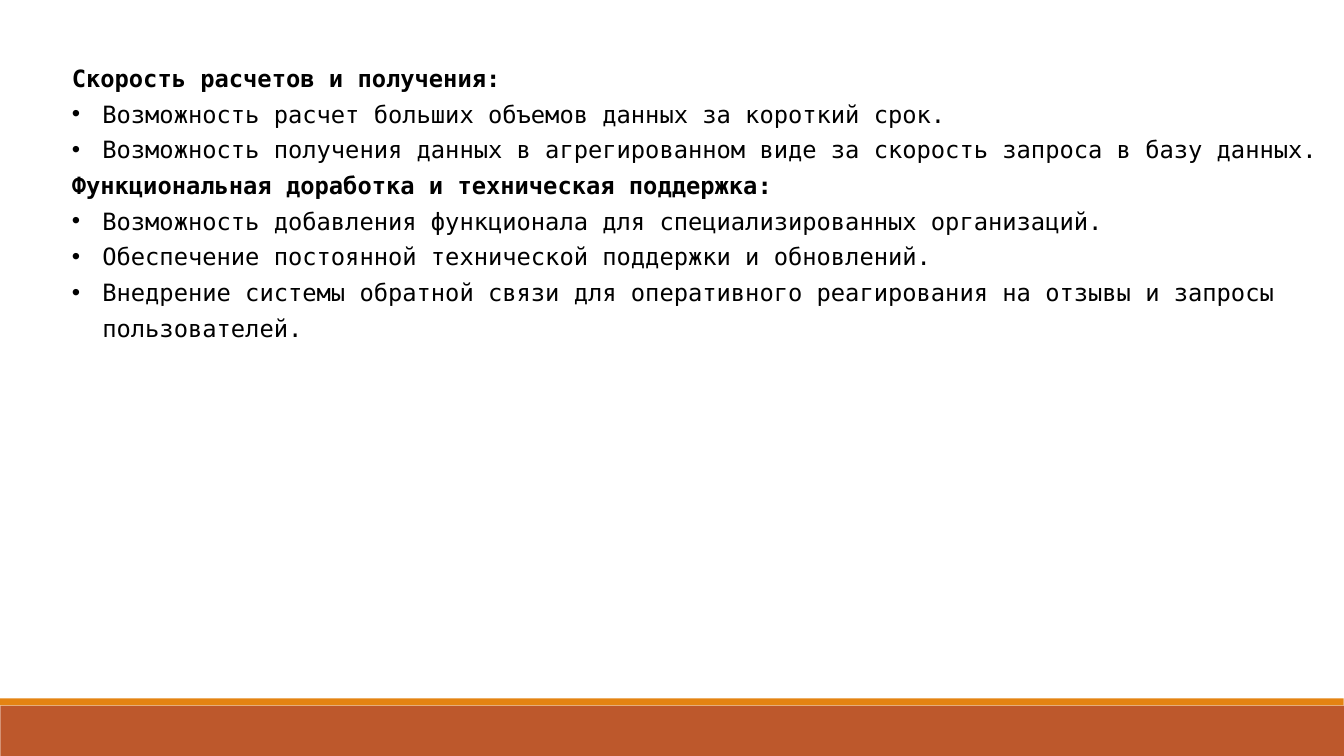
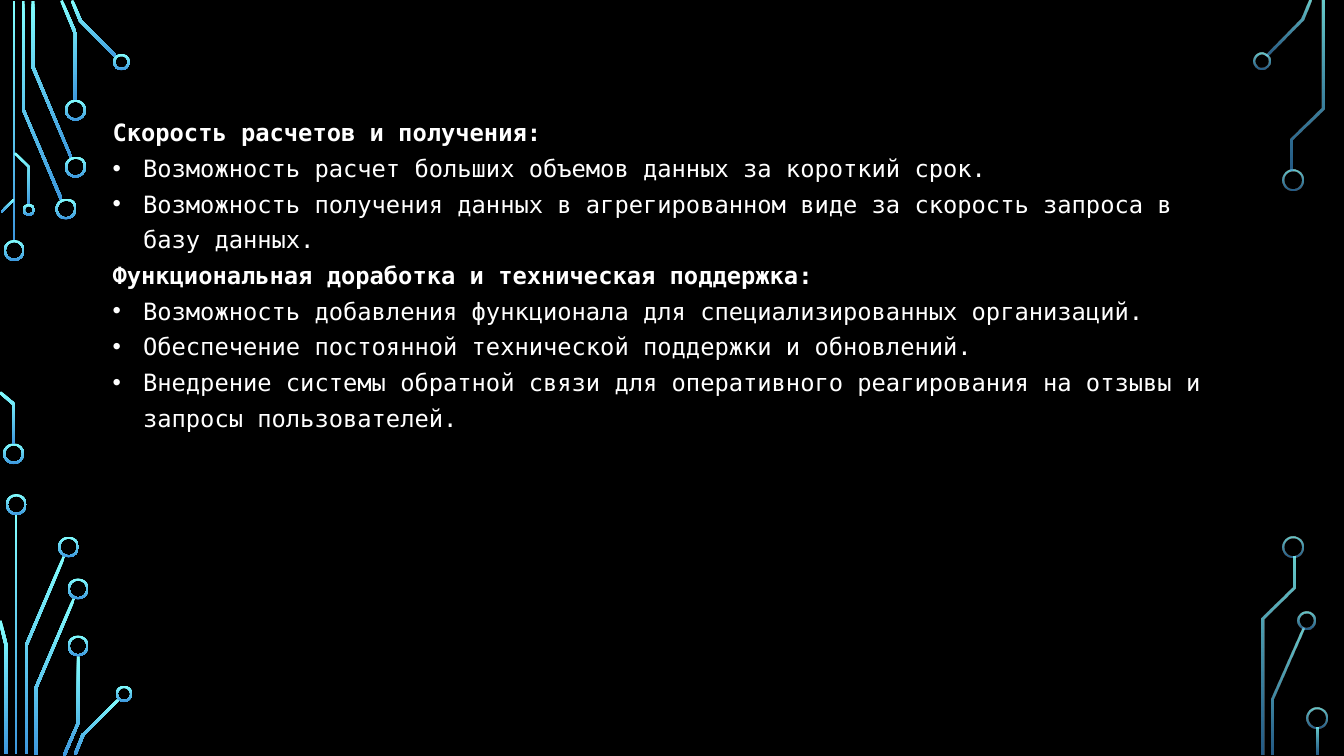
Before and after one commit to Raccoonn78/MagiCtr, a slide deck: slide 4 of Профессиональное ориентирование/создание системы для olap кубов.pptx. Drawn at 1344x756 pixels with LibreOffice and Linux fonts; fonts in the diff are those of the drawing; background and template pictures are left out. Boxes give left, top, right and bottom in pixels: in the first picture for what was removed or moved away, otherwise in the second. Text is boxed around its words. In the diff, an @@ line names an element or a change of style, - is before the commit and + after.

```diff
--- a/Профессиональное ориентирование/создание системы для olap кубов.pptx
+++ b/Профессиональное ориентирование/создание системы для olap кубов.pptx
@@ background #FFFFFF to picture (left out) @@
@@ text "Скорость расчетов и получения:": place and size @@
-text "Скорость расчетов и получения:" at (72, 69, 1317, 306)
+text "Скорость расчетов и получения:" at (113, 123, 1200, 396)
@@ text "Скорость расчетов и получения:" at (113, 123, 1200, 396): text colour #000000 to #FFFFFF @@
@@ rectangle removed at (0, 698, 1343, 705) @@
@@ rectangle removed at (1, 705, 1344, 755) @@
@@ group added at (0, 0, 1327, 756): 33 freeform shapes, 3 rectangles @@
```
Also in this commit, not shown: 9 other slides changed, 1 other file.
